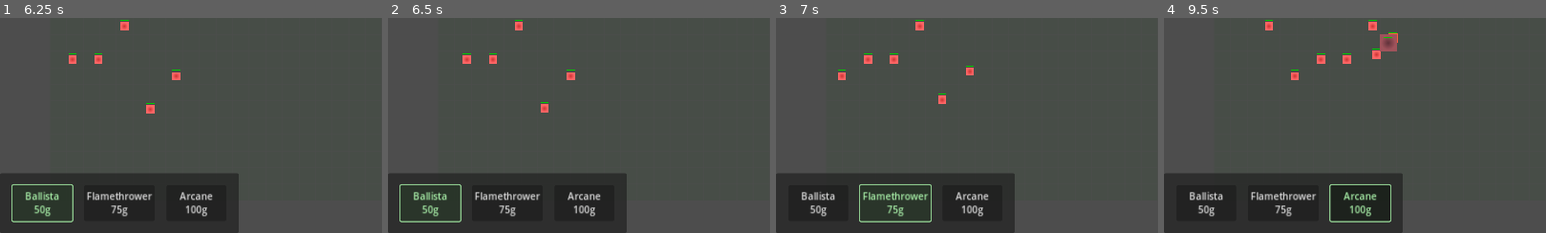
Above: before the commit, frames 1-4 (left to right).
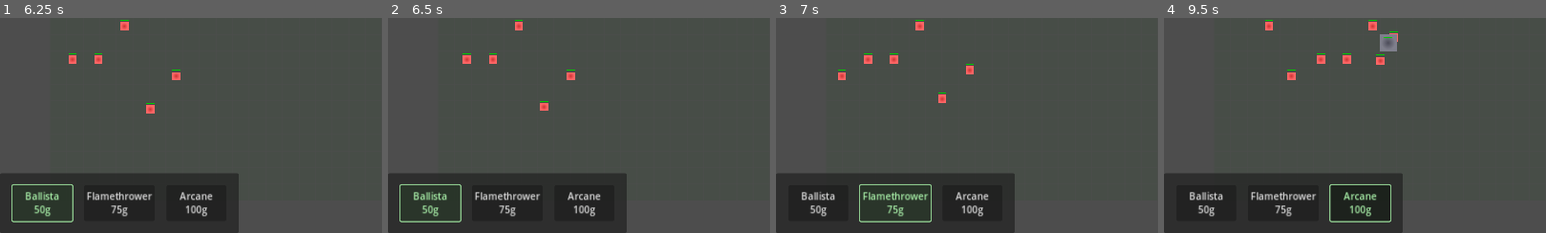
Above: after the commit, the same moments.

Repository: nickmibarra/DTF-2
Game: Godot game, scene res://scenes/TestMap.tscn
Two runs of this game, one before a commit and one after it. Both use one fixed random seed, a clock stepped at 60 frames per second and the inputs below.
Inputs (mouse positions are % of the whole screen's width and height, from its top left):
- Up to frame 1 (6.25 s): click "Start Wave" at 0.5 s; click "Ballista 50g" at 1.25 s; click "Flamethrower 75g" at 2 s; click "Arcane 100g" at 2.75 s; click "Ballista 50g" at 3.5 s; click "Flamethrower 75g" at 4.25 s; click "Arcane 100g" at 5 s; click "Ballista 50g" at 5.75 s
- Up to frame 2 (6.5 s): no input
- Up to frame 3 (7 s): click "Flamethrower 75g" at 6.5 s
- Up to frame 4 (9.5 s): click "Arcane 100g" at 7.25 s; move the mouse to (72, 45) at 8.02 s; press the mouse at (72, 45) at 8.03 s; move the mouse to (30, 55) at 8.77 s; release the mouse at (30, 55) at 8.78 s; right-click (30, 55) at 8.85 s; click (30, 55) at 8.92 s
The pictures show only the part of the screen within x 0-50%, y 50-100%; the shares and areas given below are measured in that part.

Frame 1 is identical in both runs. In frame 2, less than 0.1% of the frame differs, in the area x 39-42%, y 38-44%; in frame 3, less than 0.1%; in frame 4, 0.6%, in the area x 32-62%, y 6-29%.

Commit message:
feat: improve enemy ui and fix bugs

Diff:
--- /dev/null
+++ b/scenes/tests/FlagAttackTest.tscn
@@ -0,0 +1,158 @@
+[gd_scene load_steps=4 format=3 uid="uid://dfth6m4lhptkr"]
+
+[ext_resource type="Script" path="res://scripts/Grid.gd" id="1"]
+[ext_resource type="PackedScene" path="res://scenes/Flag.tscn" id="3"]
+
+[sub_resource type="GDScript" id="1"]
+script/source = "extends Node2D
+
+@onready var grid = $Grid
+@onready var flag = $Flag
+@onready var test_results = $UI/TestResults
+
+# Test configurations
+const TEST_CASES = {
+	\"front\": Vector2(1920, 540),  # Direct front approach
+	\"back\": Vector2(2240, 540),   # From behind flag
+	\"top\": Vector2(1920, 340),    # From above
+	\"bottom\": Vector2(1920, 740), # From below
+	\"diagonal\": Vector2(2240, 740) # Diagonal approach
+}
+
+const TEST_TIMEOUT = 5.0  # 5 seconds timeout per test
+
+var current_test = \"\"
+var tests_completed = []
+var enemy_instance = null
+var test_timer = 0.0
+
+func _ready():
+	# Ensure grid is initialized and in group
+	grid.add_to_group(\"grid\")
+
+	# Initialize UI
+	setup_ui()
+
+	# Wait a frame for grid to fully initialize
+	await get_tree().process_frame
+
+	print(\"\\n=== Starting Flag Attack Tests ===\")
+	# Start with first test
+	start_next_test()
+
+func setup_ui():
+	# Add test control buttons
+	var button = Button.new()
+	button.text = \"Run Next Test\"
+	button.pressed.connect(start_next_test)
+	$UI/Controls.add_child(button)
+
+	var reset = Button.new()
+	reset.text = \"Reset Tests\"
+	reset.pressed.connect(reset_tests)
+	$UI/Controls.add_child(reset)
+
+func start_next_test():
+	# Clean up previous test
+	if enemy_instance:
+		enemy_instance.queue_free()
+		# Wait a frame to ensure cleanup
+		await get_tree().process_frame
+
+	# Reset test timer
+	test_timer = 0.0
+
+	# Find next untested position
+	for test_name in TEST_CASES.keys():
+		if not test_name in tests_completed:
+			current_test = test_name
+			spawn_test_enemy(TEST_CASES[test_name])
+			var msg = \"\\nStarting test: \" + current_test
+			test_results.text += msg
+			print(msg)
+			return
+
+	var msg = \"\\nAll tests completed!\"
+	test_results.text += msg
+	print(msg)
+
+func spawn_test_enemy(pos: Vector2):
+	enemy_instance = preload(\"res://scenes/Enemy.tscn\").instantiate()
+	enemy_instance.position = pos
+	add_child(enemy_instance)
+	print(\"Spawned enemy at: \", pos)
+
+	# Connect to enemy signals
+	enemy_instance.died.connect(_on_enemy_died)
+
+func _on_enemy_died(_gold):
+	var msg = \"\\nTest failed: \" + current_test + \" (Enemy died)\"
+	test_results.text += msg
+	print(msg)
+	start_next_test()
+
+func _process(delta):
+	if enemy_instance and is_instance_valid(enemy_instance):
+		test_timer += delta
+
+		# Log enemy state every second
+		if int(test_timer) != int(test_timer - delta):  # Once per second
+			var state_text = \"Moving\" if enemy_instance.current_state == enemy_instance.AI_STATE.MOVING else \"Attacking\"
+			var dist_to_flag = enemy_instance.position.distance_to(flag.position)
+			var msg = \"\\n[\" + current_test + \"] State: \" + state_text + \", Distance to flag: \" + str(int(dist_to_flag))
+
+			if not enemy_instance.current_path.is_empty():
+				msg += \", Path length: \" + str(enemy_instance.current_path.size())
+
+			# Add position info
+			msg += \"\\n   Position: \" + str(enemy_instance.position)
+			if not enemy_instance.current_path.is_empty():
+				msg += \"\\n   Next waypoint: \" + str(grid.grid_to_world(enemy_instance.current_path[0]))
+
+			test_results.text += msg
+			print(msg)
+
+		# Check if enemy is attacking flag
+		if enemy_instance.current_state == enemy_instance.AI_STATE.ATTACKING and enemy_instance.current_target == flag:
+			var msg = \"\\nTest passed: \" + current_test
+			test_results.text += msg
+			print(msg)
+			tests_completed.append(current_test)
+			start_next_test()
+
+		# Check for timeout
+		if test_timer >= TEST_TIMEOUT:
+			var msg = \"\\nTest failed: \" + current_test + \" (Timeout)\"
+			test_results.text += msg
+			print(msg)
+			start_next_test()
+
+func reset_tests():
+	tests_completed.clear()
+	test_results.text = \"Test Results:\"
+	print(\"\\n=== Resetting Flag Attack Tests ===\")
+	if enemy_instance:
+		enemy_instance.queue_free()
+	start_next_test()
+"
+
+[node name="FlagAttackTest" type="Node2D"]
+script = SubResource("1")
+
+[node name="Grid" type="Node2D" parent="." groups=["grid"]]
+script = ExtResource("1")
+
+[node name="Flag" parent="." instance=ExtResource("3")]
+position = Vector2(1920, 540)
+
+[node name="UI" type="CanvasLayer" parent="."]
+
+[node name="Controls" type="VBoxContainer" parent="UI"]
+offset_right = 200.0
+offset_bottom = 100.0
+
+[node name="TestResults" type="RichTextLabel" parent="UI"]
+offset_top = 100.0
+offset_right = 400.0
+offset_bottom = 600.0
+text = "Test Results:"
--- a/scripts/Enemy.gd
+++ b/scripts/Enemy.gd
@@ -44,6 +44,9 @@
 # Add initialization delay
 var init_timer: float = 0.0
 const INIT_DELAY: float = 0.1  # Short delay before starting pathfinding
+
+# Cache the flag reference
+var _flag: Node2D = null
 
 func _ready():
 	add_to_group("enemies")
@@ -51,7 +54,26 @@
 	assert(grid != null, "Enemy needs Grid node for pathfinding")
 	_update_health_bar()
 	process_mode = Node.PROCESS_MODE_PAUSABLE
-	last_position = position  # Set initial position for stuck detection
+	last_position = position
+
+	# Connect to grid signals
+	grid.obstacle_changed.connect(_on_obstacle_changed)
+
+func _on_obstacle_changed(pos: Vector2):
+	# Only recalculate if the changed obstacle is near our path
+	if not current_path.is_empty():
+		var obstacle_world_pos = grid.grid_to_world(pos)
+		var should_recalc = false
+
+		# Check if obstacle is near our current path
+		for path_pos in current_path:
+			var world_path_pos = grid.grid_to_world(path_pos)
+			if world_path_pos.distance_to(obstacle_world_pos) < GameSettings.BASE_GRID_SIZE * 2:
+				should_recalc = true
+				break
+
+		if should_recalc:
+			_recalculate_path_if_needed()
 
 func _process(delta):
 	# Wait for initialization delay
@@ -66,107 +88,161 @@
 			_process_combat(delta)
 
 func _process_movement(delta):
-	# First movement after spawn
+	# Always check if we can attack flag from current position first
+	var flag = _find_target()
+	if flag:
+		var dist = position.distance_to(flag.position)
+		# Only log every half second
+		if int(Time.get_ticks_msec() / 500) != int((Time.get_ticks_msec() - delta * 1000) / 500):
+			print("Distance to flag: ", int(dist), ", ATTACK_RANGE: ", ATTACK_RANGE)
+		if dist <= ATTACK_RANGE:
+			_transition_to_attack(flag)
+			return
+
+	# If we can't attack flag, handle movement
 	if current_path.is_empty() and target_position == Vector2.ZERO:
-		var target = _find_target()
-		if target:
-			target_position = target.position
+		if flag:  # We already found flag above
+			# Instead of pathing to flag position, path directly to flag
+			target_position = flag.position  # Path directly to flag
 			target_grid_pos = grid.world_to_grid(target_position)
+			print("Calculated target position: ", target_position)
 			_recalculate_path_if_needed()
 			return
 
-	path_recalc_timer += delta
-
-	# Check for nearby walls first
-	var wall_target = _find_wall_to_attack()
-	if wall_target:
-		_transition_to_attack(wall_target)
-		return
-
-	# Only find target and recalculate path periodically
-	if path_recalc_timer >= PATH_RECALC_INTERVAL:
-		path_recalc_timer = 0.0
-		var target = _find_target()
-		if not target:
-			return
-
-		var new_target_pos = target.position
-		if new_target_pos != target_position:
-			target_position = new_target_pos
-			target_grid_pos = grid.world_to_grid(target_position)
-			_recalculate_path_if_needed()
-
-	# Check if we're close enough to attack flag
-	var dist = position.distance_to(target_position)
-	if dist <= ATTACK_RANGE:
-		var target = _find_target()  # Only find target when needed
-		if target:
-			_transition_to_attack(target)
-		return
+	# Check for walls only if we're stuck or don't have a path
+	if current_path.is_empty() or is_stuck(grid.world_to_grid(position)):
+		var wall_target = _find_wall_to_attack()
+		if wall_target:
+			_transition_to_attack(wall_target)
+			return
+		_recalculate_path_if_needed()
 
 	# Follow current path
 	if not current_path.is_empty():
 		_follow_path(delta)
-	elif is_stuck(grid.world_to_grid(position)):
-		_recalculate_path_if_needed()
 
 func _find_wall_to_attack() -> Node2D:
-	var attackables = get_tree().get_nodes_in_group("attackable")
-	var closest_target = null
-	var closest_dist = INF
-
-	for potential_target in attackables:
-		if not is_instance_valid(potential_target):
+	var flag = _find_target()
+	if not flag:
+		return null
+
+	# First check if we have a clear path to flag
+	var current_grid_pos = grid.world_to_grid(position)
+	var flag_grid_pos = grid.world_to_grid(flag.position)
+	var path_to_flag = grid.find_path(current_grid_pos, flag_grid_pos)
+
+	# If we have a valid path that doesn't require wall breaking, don't attack walls
+	if not path_to_flag.path.is_empty() and not path_to_flag.is_wall_path:
+		return null
+
+	var nearby_attackables = grid.get_attackables_in_range(position, ATTACK_RANGE * 1.5)
+	var best_target = null
+	var best_score = INF
+
+	var to_flag_dir = (flag.position - position).normalized()
+
+	for potential_target in nearby_attackables:
+		# Skip if it's the enemy itself or not a wall
+		if potential_target == self or not potential_target.is_in_group("walls"):
 			continue
 
-		# Skip if it's the enemy itself
-		if potential_target == self:
-			continue
-
-		# Get the attackable component
 		var attackable_component = potential_target.get_node_or_null("Attackable")
 		if not attackable_component:
 			continue
 
-		var dist = position.distance_to(potential_target.position)
-		if dist <= ATTACK_RANGE * 1.5:  # Only consider targets within attack range
+		var wall_pos = potential_target.position
+		var dist = position.distance_to(wall_pos)
+
+		# Check if wall is in the general direction of the flag
+		var to_wall_dir = (wall_pos - position).normalized()
+		var dot_product = to_flag_dir.dot(to_wall_dir)
+
+		# Calculate a score based on multiple factors
+		if dot_product > 0.0:  # Wall is roughly in the direction we want to go
+			var wall_grid_pos = grid.world_to_grid(wall_pos)
+
+			# Check if there's a path around this wall
+			var temp_grid_state = grid.get_cell_type(wall_grid_pos)
+			grid.set_cell_type(wall_grid_pos, grid.TILE_TYPE.EMPTY)  # Temporarily remove wall
+			var alternate_path = grid.find_path(current_grid_pos, flag_grid_pos)
+			grid.set_cell_type(wall_grid_pos, temp_grid_state)  # Restore wall
+
+			# If there's a good path around, skip this wall
+			if not alternate_path.path.is_empty() and alternate_path.path.size() < path_to_flag.path.size() + 5:
+				continue
+
+			# Score based on distance and direction
+			var score = dist * (2.0 - dot_product)  # Lower score is better
+
 			if behavior.should_attack_target(attackable_component.current_health, dist):
-				if dist < closest_dist:
-					closest_target = potential_target
-					closest_dist = dist
-
-	return closest_target
+				if score < best_score:
+					best_target = potential_target
+					best_score = score
+
+	return best_target
 
 func _find_target() -> Node2D:
-	# Find flag in our test case or parent
-	var parent = get_parent()
-	var flag = parent.get_node_or_null("Flag")  # Check for sibling flag first
-	if not flag:
-		flag = get_tree().get_first_node_in_group("flags")  # Fallback to any flag
-
-	if not flag:
-		push_error("Enemy: No flag found in scene!")
-		return null
-
-	return flag
+	if not _flag:
+		_flag = get_tree().get_first_node_in_group("flags")
+		if not _flag:
+			push_error("Enemy: No flag found in scene!")
+			return null
+
+	return _flag
 
 func _move_towards(target_pos: Vector2, delta: float):
 	var direction = (target_pos - position).normalized()
-	var proposed_position = position + direction * behavior.get_effective_speed() * delta
-
-	# Check if proposed position would be in a wall
-	var current_grid_pos = grid.world_to_grid(position)
-	var proposed_grid_pos = grid.world_to_grid(proposed_position)
-
-	# Only move if we're not trying to enter a wall cell
-	if grid.get_cell_type(proposed_grid_pos) != grid.TILE_TYPE.WALL:
+	var move_speed = behavior.get_effective_speed() * delta
+	var proposed_position = position + direction * move_speed
+
+	# Check if we're moving towards the flag
+	var flag = _find_target()
+	if flag:
+		var dist_to_flag = position.distance_to(flag.position)
+		# If we're getting close to attack range, ignore collisions
+		if dist_to_flag <= ATTACK_RANGE * 1.5:  # Within 60 units
+			position = proposed_position
+			stuck_time = 0.0
+			last_position = position
+			return
+
+	# Normal collision checks for non-flag movement
+	var wall_clearance = GameSettings.BASE_GRID_SIZE * 0.3
+	var check_positions = [
+		proposed_position,
+		proposed_position + direction.rotated(PI/4) * wall_clearance,
+		proposed_position + direction.rotated(-PI/4) * wall_clearance
+	]
+
+	var can_move = true
+	for check_pos in check_positions:
+		var check_grid_pos = grid.world_to_grid(check_pos)
+		var cell_type = grid.get_cell_type(check_grid_pos)
+		if cell_type == grid.TILE_TYPE.WALL:
+			can_move = false
+			break
+
+	if can_move:
 		position = proposed_position
-		# Reset stuck timer when we successfully move
 		stuck_time = 0.0
 		last_position = position
 	else:
-		# Force path recalculation
-		current_path.clear()
+		# Try sliding along the wall by removing the blocked component of movement
+		var slide_directions = [
+			Vector2(direction.x, 0).normalized(),
+			Vector2(0, direction.y).normalized()
+		]
+
+		for slide_dir in slide_directions:
+			var slide_position = position + slide_dir * move_speed
+			var slide_grid_pos = grid.world_to_grid(slide_position)
+			if grid.get_cell_type(slide_grid_pos) != grid.TILE_TYPE.WALL:
+				position = slide_position
+				stuck_time = 0.0
+				last_position = position
+				return
+
+		stuck_time += delta
 
 func _transition_to_attack(new_target: Node2D):
 	current_target = new_target
@@ -190,11 +266,26 @@
 	if current_path.is_empty():
 		return
 
+	# Check attack range before moving
+	var flag = _find_target()
+	if flag:
+		var dist = position.distance_to(flag.position)
+		if dist <= ATTACK_RANGE:
+			_transition_to_attack(flag)
+			return
+
 	var next_point = grid.grid_to_world(current_path[0])
 	var dist_to_next = position.distance_to(next_point)
 
+	# If this is the last waypoint and it's the flag, move directly to flag
+	if current_path.size() == 1 and flag:
+		var dist_to_flag = position.distance_to(flag.position)
+		if dist_to_flag <= ATTACK_RANGE * 1.5:  # Within approach range
+			_move_towards(flag.position, delta)
+			return
+
 	# Check if we've reached the current waypoint
-	if dist_to_next < 10:
+	if dist_to_next < GameSettings.BASE_GRID_SIZE * 0.3:
 		current_path.pop_front()
 		if not current_path.is_empty():
 			next_point = grid.grid_to_world(current_path[0])
--- a/scripts/Grid.gd
+++ b/scripts/Grid.gd
@@ -1,15 +1,25 @@
 extends Node2D
 
 # Base grid configuration
-const BASE_GRID_SIZE = 64  # Base size of each grid cell in pixels
-const GRID_WIDTH = 40  # Number of cells horizontally
-const GRID_HEIGHT = 22  # Number of cells vertically
+const BASE_GRID_SIZE = GameSettings.BASE_GRID_SIZE
+const GRID_WIDTH = GameSettings.GRID_WIDTH
+const GRID_HEIGHT = GameSettings.GRID_HEIGHT
 
 var grid = []  # 2D array to store grid data
 var spawn_points = []  # List of possible enemy spawn points
 var flag_position = Vector2(GRID_WIDTH - 3, GRID_HEIGHT / 2)
 var wall_scene = preload("res://scenes/Wall.tscn")
 var walls = {}  # Dictionary to store wall instances
+
+# Cache for attackable objects
+var attackable_objects = {}  # Dictionary of attackable objects by position
+var spatial_grid = {}  # Spatial partitioning for quick neighbor lookups
+const SPATIAL_CELL_SIZE = 128  # Size of spatial partitioning cells
+
+# Add path caching
+var path_cache = {}
+const PATH_CACHE_TIME = 1.0  # How long to keep cached paths (seconds)
+const MAX_CACHE_SIZE = 100   # Maximum number of cached paths
 
 enum TILE_TYPE {
 	EMPTY,
@@ -30,6 +40,8 @@
 		is_wall_path = is_wall
 
 signal obstacle_changed(position)  # Emitted when wall placed/destroyed
+signal attackable_added(object, position)
+signal attackable_removed(object, position)
 
 func _ready():
 	print("Grid: Ready called")
@@ -37,6 +49,19 @@
 	initialize_spawn_points()
 	setup_grid_transform()
 	get_tree().get_root().size_changed.connect(_on_viewport_size_changed)
+
+	# Initialize spatial grid
+	_initialize_spatial_grid()
+
+	# Connect to existing attackable objects
+	call_deferred("_cache_existing_attackables")
+
+	# Start cache cleanup timer
+	var timer = Timer.new()
+	timer.wait_time = PATH_CACHE_TIME
+	timer.timeout.connect(_cleanup_path_cache)
+	add_child(timer)
+	timer.start()
 
 func setup_grid_transform():
 	# Grid should be at origin with no transform
@@ -122,7 +147,9 @@
 
 	# Remove existing wall if any
 	if grid[pos.x][pos.y] == TILE_TYPE.WALL and walls.has(str(pos)):
-		walls[str(pos)].queue_free()
+		var wall = walls[str(pos)]
+		_remove_from_spatial_cache(wall)
+		wall.queue_free()
 		walls.erase(str(pos))
 
 	grid[pos.x][pos.y] = type
@@ -134,6 +161,7 @@
 		wall.position = final_pos
 		add_child(wall)
 		walls[str(pos)] = wall
+		_add_to_spatial_cache(wall)
 
 	# Notify if obstacle state changed
 	if (old_type == TILE_TYPE.WALL or type == TILE_TYPE.WALL):
@@ -162,6 +190,36 @@
 
 # A* pathfinding implementation
 func find_path(start: Vector2, end: Vector2) -> PathResult:
+	# Check cache first
+	var cache_key = _get_path_cache_key(start, end)
+	if path_cache.has(cache_key):
+		var cache_entry = path_cache[cache_key]
+		if (Time.get_ticks_msec() / 1000.0) - cache_entry.time <= PATH_CACHE_TIME:
+			return cache_entry.result
+
+	# If cache is too large, remove oldest entries
+	if path_cache.size() >= MAX_CACHE_SIZE:
+		var oldest_time = INF
+		var oldest_key = null
+		for key in path_cache:
+			if path_cache[key].time < oldest_time:
+				oldest_time = path_cache[key].time
+				oldest_key = key
+		if oldest_key:
+			path_cache.erase(oldest_key)
+
+	# Calculate new path
+	var result = _calculate_path(start, end)
+
+	# Cache the result
+	path_cache[cache_key] = {
+		"result": result,
+		"time": Time.get_ticks_msec() / 1000.0
+	}
+
+	return result
+
+func _calculate_path(start: Vector2, end: Vector2) -> PathResult:
 	var open_set = []
 	var closed_set = {}
 	var came_from = {}
@@ -200,7 +258,6 @@
 	# If no path found, find wall to break
 	var wall_result = find_wall_breakthrough_path(start, end, closed_set)
 	if not wall_result.path.is_empty():
-		print("Grid: Found wall-breaking path to wall at ", wall_result.wall_target)
 		return wall_result
 	return PathResult.new([])
 
@@ -343,3 +400,67 @@
 
 	var spawn_point = spawn_points[randi() % spawn_points.size()]
 	return grid_to_world(spawn_point)
+
+func _initialize_spatial_grid():
+	spatial_grid.clear()
+	for x in range(0, GRID_WIDTH * BASE_GRID_SIZE, SPATIAL_CELL_SIZE):
+		for y in range(0, GRID_HEIGHT * BASE_GRID_SIZE, SPATIAL_CELL_SIZE):
+			spatial_grid[_get_spatial_key(Vector2(x, y))] = []
+
+func _get_spatial_key(pos: Vector2) -> String:
+	var cell_x = floor(pos.x / SPATIAL_CELL_SIZE)
+	var cell_y = floor(pos.y / SPATIAL_CELL_SIZE)
+	return "%d,%d" % [cell_x, cell_y]
+
+func _cache_existing_attackables():
+	for obj in get_tree().get_nodes_in_group("attackable"):
+		if obj is Node2D:
+			_add_to_spatial_cache(obj)
+
+func _add_to_spatial_cache(obj: Node2D):
+	var key = _get_spatial_key(obj.position)
+	if not spatial_grid.has(key):
+		spatial_grid[key] = []
+	spatial_grid[key].append(obj)
+	attackable_objects[obj.get_instance_id()] = obj
+	attackable_added.emit(obj, obj.position)
+
+func _remove_from_spatial_cache(obj: Node2D):
+	var key = _get_spatial_key(obj.position)
+	if spatial_grid.has(key):
+		spatial_grid[key].erase(obj)
+	attackable_objects.erase(obj.get_instance_id())
+	attackable_removed.emit(obj, obj.position)
+
+# Get attackable objects within range of a position
+func get_attackables_in_range(pos: Vector2, range: float) -> Array:
+	var result = []
+	var center_key = _get_spatial_key(pos)
+	var cells_to_check = 1 + int(range / SPATIAL_CELL_SIZE)
+
+	var cell_x = floor(pos.x / SPATIAL_CELL_SIZE)
+	var cell_y = floor(pos.y / SPATIAL_CELL_SIZE)
+
+	for x in range(cell_x - cells_to_check, cell_x + cells_to_check + 1):
+		for y in range(cell_y - cells_to_check, cell_y + cells_to_check + 1):
+			var key = "%d,%d" % [x, y]
+			if spatial_grid.has(key):
+				for obj in spatial_grid[key]:
+					if is_instance_valid(obj) and obj.position.distance_to(pos) <= range:
+						result.append(obj)
+
+	return result
+
+func _cleanup_path_cache():
+	var current_time = Time.get_ticks_msec() / 1000.0
+	var keys_to_remove = []
+
+	for key in path_cache:
+		if current_time - path_cache[key].time > PATH_CACHE_TIME:
+			keys_to_remove.append(key)
+
+	for key in keys_to_remove:
+		path_cache.erase(key)
+
+func _get_path_cache_key(start: Vector2, end: Vector2) -> String:
+	return "%d,%d-%d,%d" % [start.x, start.y, end.x, end.y]
--- a/scripts/Wall.gd
+++ b/scripts/Wall.gd
@@ -12,7 +12,7 @@
 		push_error("Wall: Attackable component not found!")
 		return
 
-	attackable.initialize(1000.0)  # 100 health, no armor
+	attackable.initialize(10000.0)  # 100 health, no armor
 	attackable.health_changed.connect(_on_health_changed)
 	attackable.destroyed.connect(_on_wall_destroyed)
 
--- a/scripts/autoload/GameSettings.gd
+++ b/scripts/autoload/GameSettings.gd
@@ -3,6 +3,11 @@
 # Game balance settings
 const STARTING_GOLD = 1000
 const WALL_COST = 20
+
+# Grid settings
+const BASE_GRID_SIZE = 64  # Base size of each grid cell in pixels
+const GRID_WIDTH = 40  # Number of cells horizontally
+const GRID_HEIGHT = 22  # Number of cells vertically
 
 const TOWER_COSTS = {
 	0: 50,  # Ballista
--- a/scripts/components/Attackable.gd
+++ b/scripts/components/Attackable.gd
@@ -16,27 +16,21 @@
 var destruction_effect: bool = true
 
 func _ready():
-	print("Attackable: Ready called")
 	add_to_group("attackable")
-	# Don't set health here, wait for initialize
 
 func initialize(initial_health: float, initial_armor: float = 0.0):
-	print("Attackable: Initializing with health: ", initial_health)
 	max_health = initial_health
 	current_health = initial_health
 	armor = initial_armor
 	emit_signal("health_changed", current_health, max_health)
-	print("Attackable: Initialization complete. Current health: ", current_health)
 
 func take_damage(amount: float, source: Node = null) -> float:
-	print("Attackable: Taking damage: ", amount, " Current health: ", current_health)
 	if is_invulnerable:
 		return 0.0
 
 	var actual_damage = amount * (1.0 - armor)
 	current_health -= actual_damage
 
-	print("Attackable: After damage - Health: ", current_health, "/", max_health)
 	emit_signal("damage_taken", actual_damage, source)
 	emit_signal("health_changed", current_health, max_health)
 
@@ -44,7 +38,6 @@
 		_play_damage_effect()
 
 	if current_health <= 0:
-		print("Attackable: Health depleted, handling destruction")
 		_handle_destruction()
 
 	return actual_damage
@@ -61,7 +54,6 @@
 	if destruction_effect:
 		_play_destruction_effect()
 
-	print("Attackable: Emitting destroyed signal")
 	emit_signal("destroyed", get_parent().position)
 	get_parent().queue_free()
 
Not shown, changed: godot.log
Not shown, removed: godot2025-02-05T18.46.54.log
Not shown, removed: godot2025-02-05T18.49.28.log
Not shown, removed: godot2025-02-05T19.26.30.log
Not shown, removed: godot2025-02-05T19.27.08.log
Not shown, removed: godot2025-02-05T20.12.28.log
Not shown, removed: godot2025-02-05T20.13.04.log
Not shown, removed: godot2025-02-05T20.18.10.log
Not shown, removed: godot2025-02-05T20.25.52.log
Not shown, removed: godot2025-02-05T20.34.34.log
Not shown, added: godot2025-02-05T22.13.02.log
Not shown, added: godot2025-02-05T22.13.21.log
(and 7 more such lines)
